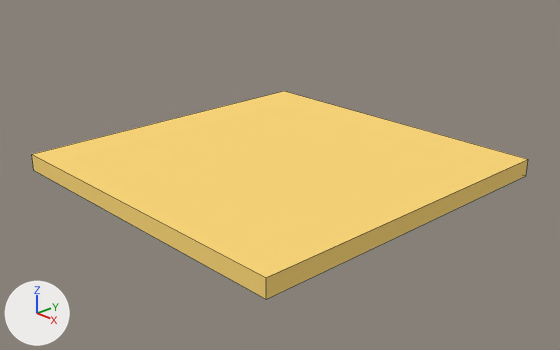
Renders of the Blender file Blender/210903_python_3D_layer_alpha_animate.blend from each side of a commit.
The view is the same before and after, from a camera (50 mm lens) standing at (15.2, -14.21, 8.09) and looking at (0.31, -0.2, 0.08). Arrows for +X, +Y and +Z are at lower left; the lights stay in place. Mesh edges are drawn as thin lines.

Names of what the first picture shows: 'Layer_00'.
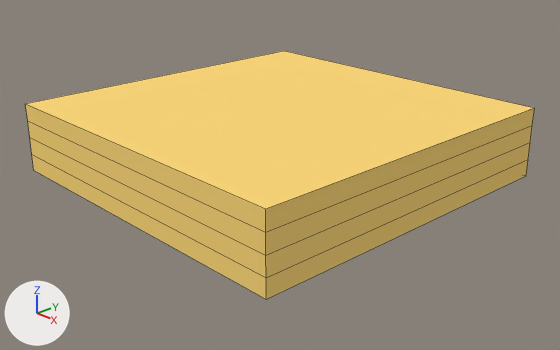
Commit message: Blender: extend to 4 stacked layers

What the commit changed:
Material 'Material_03' (mat_material_03) is new.
Its base color is (1.0, 0.7, 0.2) (yellow #ffda7c).
Material 'Material_02' (mat_material_02) is new.
Its base color is (1.0, 0.7, 0.2) (yellow #ffda7c).
Material 'Material_01' (mat_material_01) is new.
Its base color is (1.0, 0.7, 0.2) (yellow #ffda7c).
Mesh me_cube_018 is new.
It is a box spanning x -5.0..5.0, y -5.0..5.0, z -0.25..0.25.
It uses material mat_material_03 (yellow #ffda7c).
Mesh me_cube_017 is new.
It is a box spanning x -5.0..5.0, y -5.0..5.0, z -0.25..0.25.
It uses material mat_material_02 (yellow #ffda7c).
Mesh me_cube_016 is new.
It is a box spanning x -5.0..5.0, y -5.0..5.0, z -0.25..0.25.
It uses material mat_material_01 (yellow #ffda7c).
Object 'Layer_03' (ob_layer_03) is new; it shows me_cube_018.
Its location is (0.0, 0.0, 1.75).
Object 'Layer_02' (ob_layer_02) is new; it shows me_cube_017.
Its location is (0.0, 0.0, 1.25).
Object 'Layer_01' (ob_layer_01) is new; it shows me_cube_016.
Its location is (0.0, 0.0, 0.75).

Where the change shows, as pixel boxes (x1, y1, x2, y2) in the pictures (560 x 350 px):
'Layer_03', added (yellow): after (26, 51, 534, 232)
'Layer_02', added (yellow): after (28, 121, 532, 255)
'Layer_01', added (yellow): after (30, 138, 530, 277)
'Layer_00', unchanged, covered by the edit: before (32, 91, 528, 299); after (32, 154, 528, 299)
